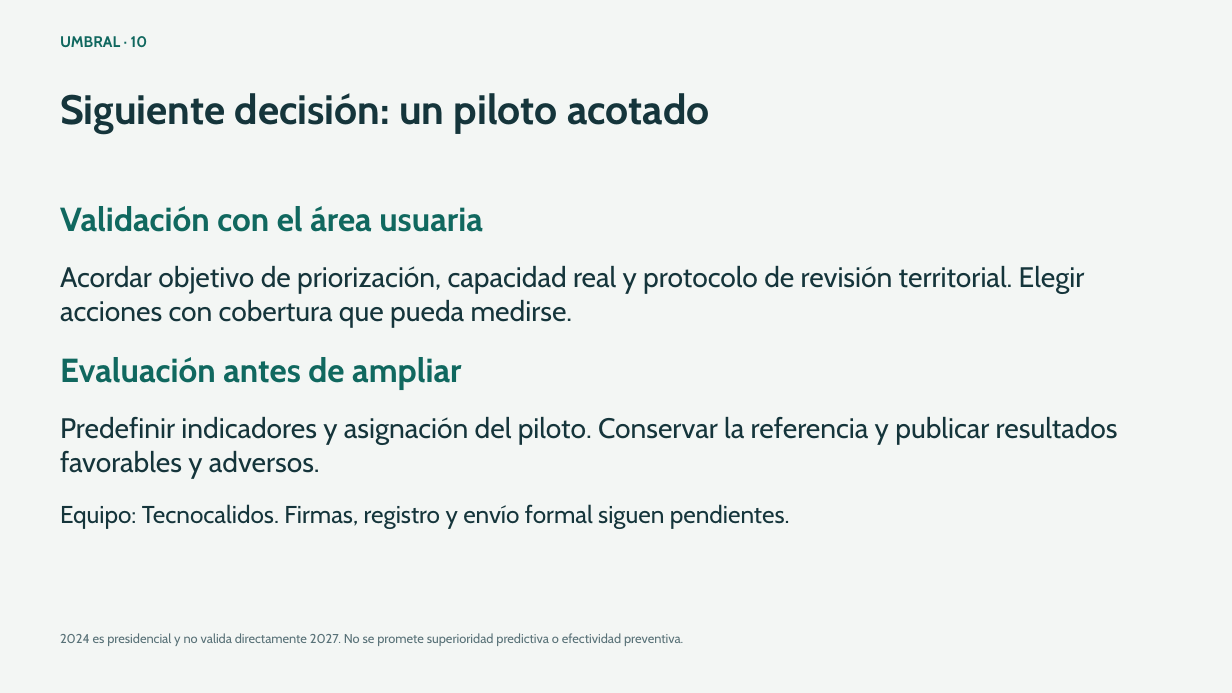
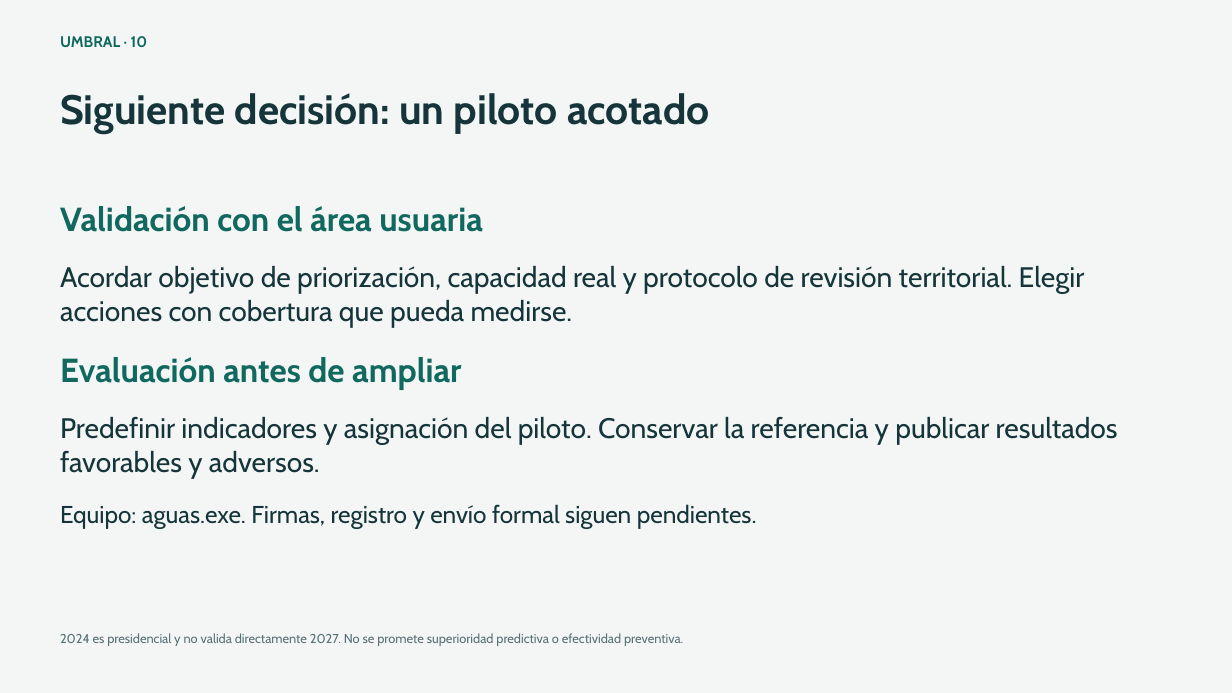
Before and after one commit to Donatelatrump/Ine_Hackaton_2026, a slide deck: slide 10 of 02_Prediccion_y_escenarios_de_riesgo/entrega/presentacion/Umbral_presentacion.pptx. Drawn at 1232x693 pixels with LibreOffice and Linux fonts; fonts in the diff are those of the drawing. Boxes give left, top, right and bottom in pixels: in the first picture for what was removed or moved away, otherwise in the second. Text is boxed around its words. In the diff, an @@ line names an element or a change of style, - is before the commit and + after.

```diff
--- a/02_Prediccion_y_escenarios_de_riesgo/entrega/presentacion/Umbral_presentacion.pptx
+++ b/02_Prediccion_y_escenarios_de_riesgo/entrega/presentacion/Umbral_presentacion.pptx
@@ text at <box>60,504,757,529</box>: text changed @@
-Equipo: Tecnocalidos. Firmas, registro y envío formal siguen pendientes.
+Equipo: aguas.exe. Firmas, registro y envío formal siguen pendientes.
```
Also in this commit, not shown: 1 other slide changed, 35 other files.
